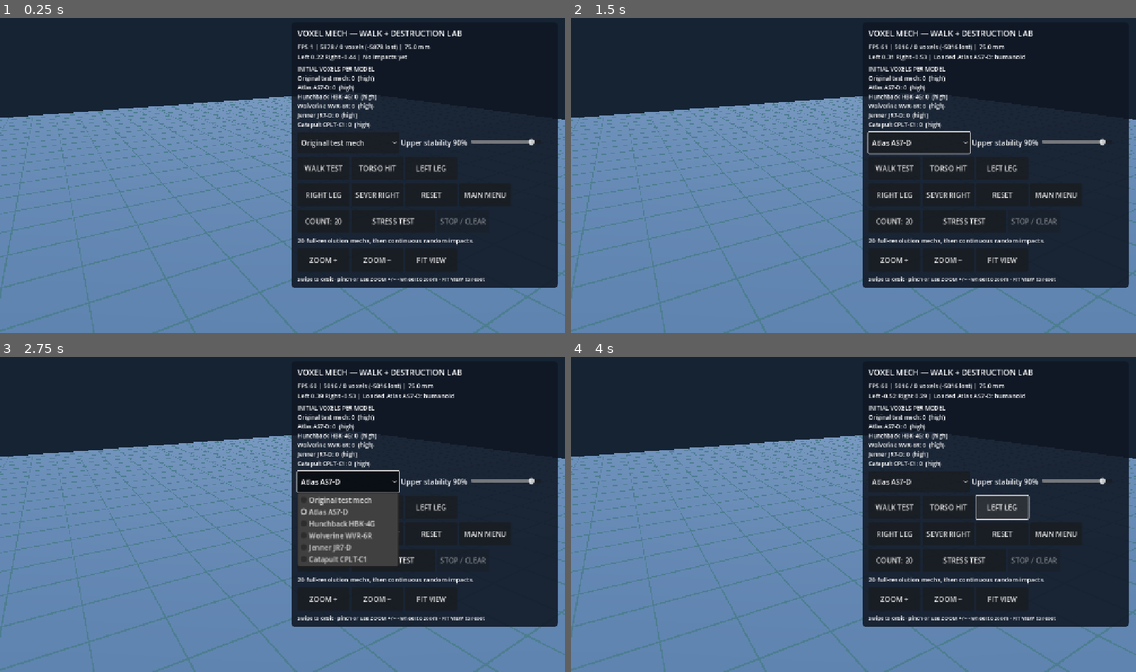
Above: before the commit, frames 1-4 (two rows, left to right).
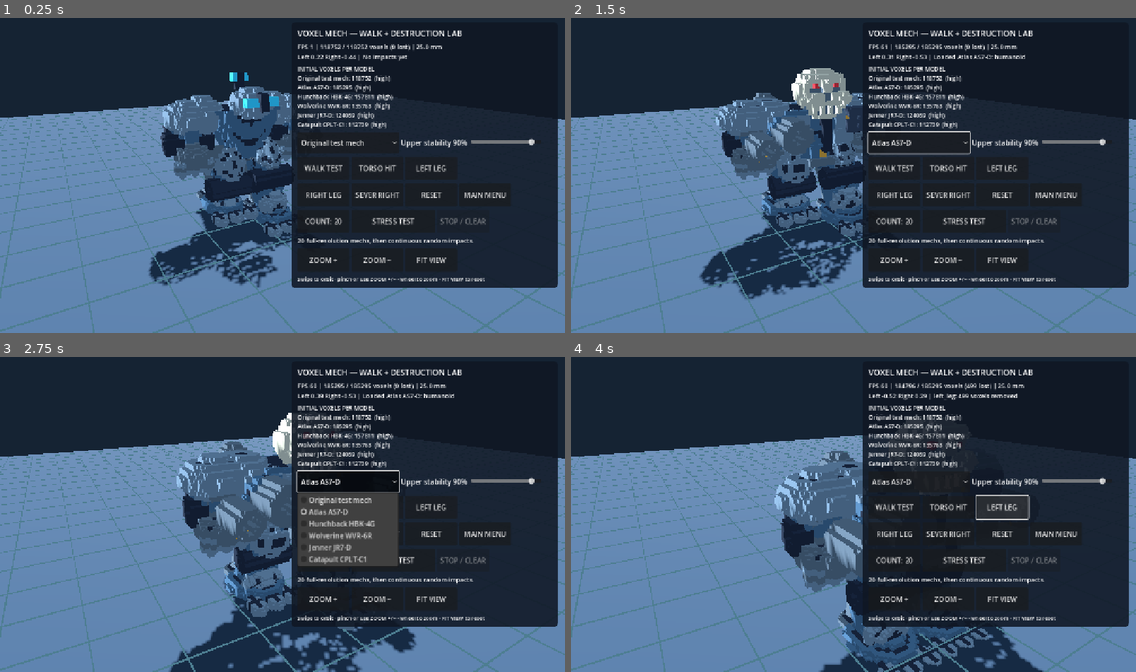
Above: after the commit, the same moments.

Repository: drag0nblad3/BtechMobile
Game: Godot game, scene res://scenes/voxel_mech_lab.tscn
Two runs of this game, one before a commit and one after it. Both use one fixed random seed, a clock stepped at 60 frames per second and the inputs below. This scene is started directly instead of the project's main scene.
Inputs:
- Up to frame 1 (0.25 s): no input
- Up to frame 2 (1.5 s): click "Original test mech" at 0.5 s; click "WALK TEST" at 1.25 s
- Up to frame 3 (2.75 s): click "Atlas AS7-D" at 2 s
- Up to frame 4 (4 s): click "TORSO HIT" at 2.75 s; click "LEFT LEG" at 3.5 s

The runs differ from the first frame. In frame 1, 12% of the frame differs, in the area x 26-79%, y 8-86%; in frame 2, 14%, in the area x 22-79%, y 8-90%; in frame 3, 13%; in frame 4, 11%.
Error before the commit: Parse Error: Function "_jenner()" not found in base self. (res://src/view/units/voxel_anatomy_v2.gd:76)

Commit message:
Finish Jenner nose and rear-engine anatomical silhouette pass

Diff:
--- a/src/view/units/voxel_anatomy_v2.gd
+++ b/src/view/units/voxel_anatomy_v2.gd
@@ -239,6 +239,27 @@
 	p.fill_box(Vector3i(-3, -9, 0), Vector3i(2, -7, 4), 1)
 
 
+static func _jenner(p: VoxelPart) -> void:
+	# Retain its unusually long nose, wraparound glass and four SRM ports.
+	# Break up the large squared rear engine deck with curved housings and
+	# recessed radiator sides; the silhouette remains a light bird-like mech.
+	for side in [-1, 1]:
+		var x := -7 if side < 0 else 6
+		ellipsoid(p, Vector3(float(x), 0.3, 5.2),
+				Vector3(4.0, 2.6, 4.5), 4)
+		for z in [3, 5, 7]:
+			p.carve_box(Vector3i(-11 if side < 0 else 9, 1, z),
+					Vector3i(-10 if side < 0 else 10, 1, z))
+	# Reinforce the canopy's tapered cheek plates without squaring its nose.
+	for side in [-1, 1]:
+		var x := -4 if side < 0 else 3
+		for z in range(-15, -9):
+			var y := 0 if z < -12 else 1
+			p.fill_box(Vector3i(x, y, z), Vector3i(x, y + 1, z), 8)
+	# Pinned hip bearing and exposed rear heat exchange outlet.
+	ellipsoid(p, Vector3(0, -5.0, 3.0), Vector3(4.0, 2.2, 4.5), 8)
+
+
 static func arm(p: VoxelPart, shape: String, side: int) -> void:
 	if shape == "jenner" or shape == "catapult":
 		# Keep the Jenner's two separate laser bores and Catapult's 15
